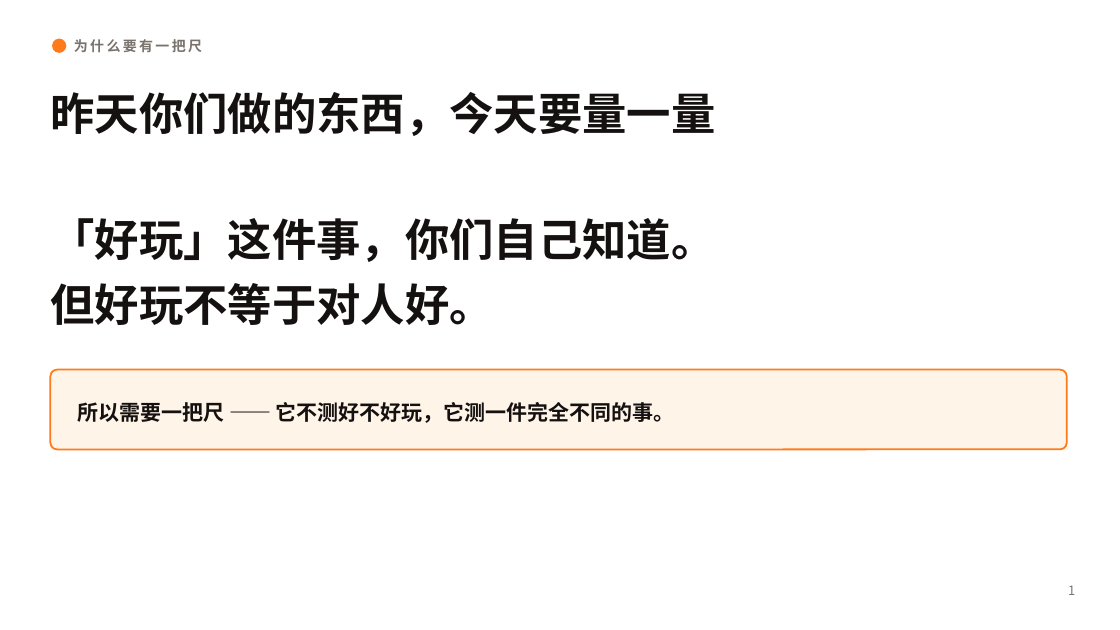
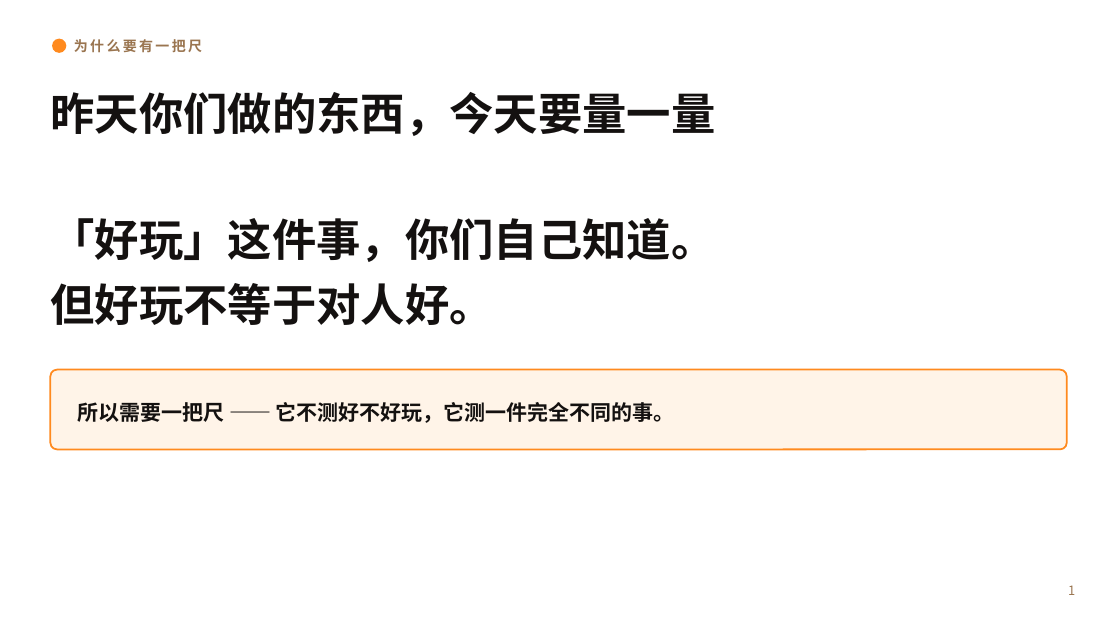
Before and after one commit to 1739467001-svg/Teenager-Guide, a slide deck: slide 2 of 上瘾自律/课件/上瘾自律_弹性尺专题课件.pptx. Drawn at 1120x630 pixels with LibreOffice and Linux fonts; fonts in the diff are those of the drawing; background and template pictures are left out. Boxes give left, top, right and bottom in pixels: in the first picture for what was removed or moved away, otherwise in the second. Text is boxed around its words. In the diff, an @@ line names an element or a change of style, - is before the commit and + after.

```diff
--- a/上瘾自律/课件/上瘾自律_弹性尺专题课件.pptx
+++ b/上瘾自律/课件/上瘾自律_弹性尺专题课件.pptx
@@ ellipse at box(52, 39, 66, 53): fill #FF7A1A to #FF8A1E @@
@@ text "为什么要有一把尺" at box(74, 39, 202, 53): text colour #7A736C to #9A7550 @@
@@ rounded rectangle at box(50, 370, 1067, 450): outline #FF7A1A 1.5 pt to #FF8A1E 1.5 pt @@
@@ text "1" at box(1068, 585, 1075, 595): text colour #7A736C to #9A7550 @@
```
Also in this commit, not shown: 16 other slides changed, 8 other files.
